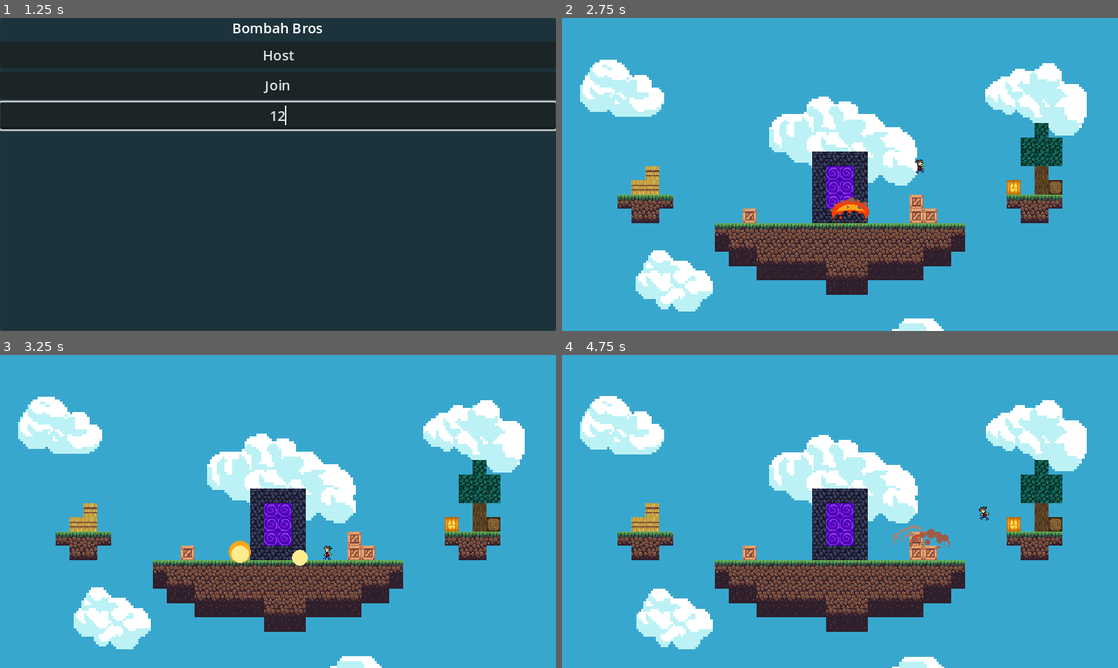
Above: before the commit, frames 1-4 (two rows, left to right).
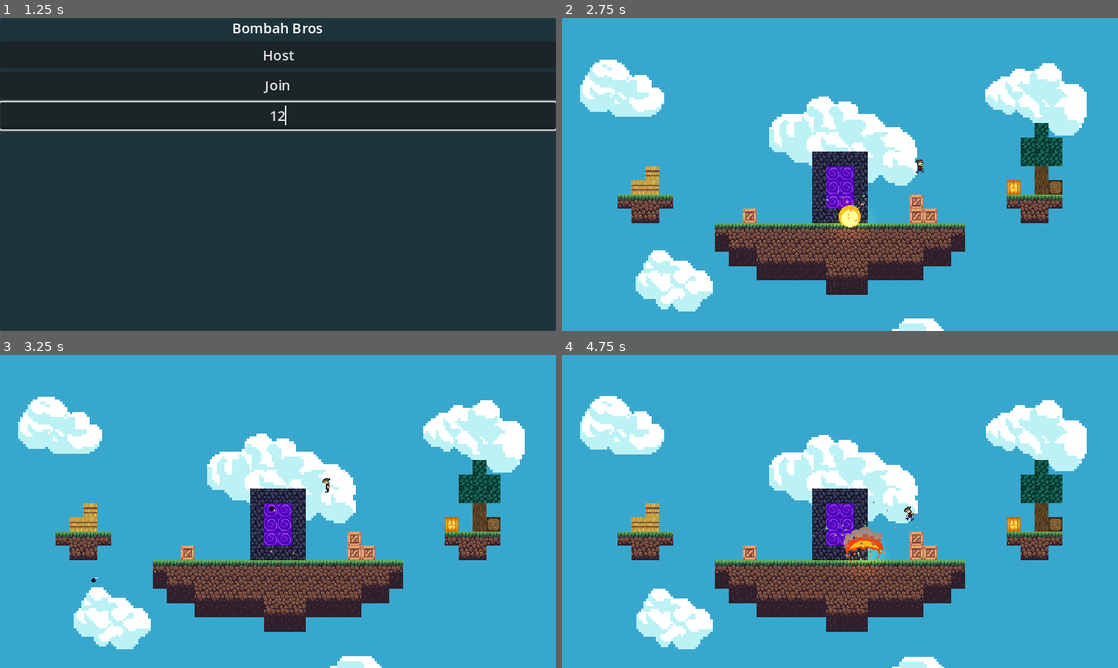
Above: after the commit, the same moments.

Repository: jaydensipe/Bombah-Bros
Game: Godot game, scene res://Global/Game.tscn
Two runs of this game, one before a commit and one after it. Both use one fixed random seed, a clock stepped at 60 frames per second and the inputs below.
Inputs (mouse positions are in pixels of both pictures, inside the frame that each line leads up to):
- Up to frame 1 (1.25 s): click (278, 115) at 0.52 s; type "12" at 0.6 s
- Up to frame 2 (2.75 s): click "Host" at 1.25 s; move the mouse to (962, 158) at 2.02 s; press the mouse at (962, 158) at 2.03 s; hold D (Right) from 2.03 s (still down); tap Space (Jump) at 2.27, 2.3, 2.57 s
- Up to frame 3 (3.25 s): move the mouse to (166, 527) at 2.77 s; release D (Right) at 2.78 s; release the mouse at (166, 527) at 2.78 s; hold A (Left) from 2.78 s (still down); tap Space (Jump) at 2.85, 3.02 s; click (166, 527) at 3.05 s
- Up to frame 4 (4.75 s): tap Space (Jump) at 3.32, 3.8, 4.52 s; move the mouse to (895, 442) at 3.52 s; release A (Left) at 3.53 s; press the mouse at (895, 442) at 3.53 s; hold D (Right) from 3.53 s (still down); move the mouse to (812, 574) at 4.27 s; release the mouse at (812, 574) at 4.28 s; click (812, 574) at 4.35 s

Frame 1 is identical in both runs. In frame 2, 0.5% of the frame differs, in the area x 47-56%, y 55-71%; in frame 3, 0.4%; in frame 4, 1.0%, in the area x 45-77%, y 46-71%.

Commit message:
Particles and aim work

Diff:
--- a/Entities/Bomb/Bomb.gd
+++ b/Entities/Bomb/Bomb.gd
@@ -1,7 +1,7 @@
 extends RigidBody2D
 class_name Bomb
 
-@export var starting_velocity: float = 20.0
+@export var spin_velocity: float = 20.0
 @export var toss_speed: float = 10.0
 @export var bomb_damage: float = 35.0
 @onready var bomb_sprite = $Sprite2D
@@ -9,16 +9,18 @@
 @onready var explosion_vfx = preload("res://Entities/VFX/Explosion/Explosion.tscn")
 
 @rpc("any_peer")
-func explode():
+func explode() -> void:
 	if (not is_multiplayer_authority()): return
 
 	var players_affected: Array = explosion_radius.get_overlapping_bodies()
+	var space_state: PhysicsDirectSpaceState2D = get_world_2d().direct_space_state
 	for player in players_affected:
-		player.set_deferred("lock_rotation", false)
-		player.take_damage.rpc_id(player.get_multiplayer_authority(), bomb_damage, \
-			player.global_transform.origin.direction_to(self.global_transform.origin).normalized())
+		var result = space_state.intersect_ray(PhysicsRayQueryParameters2D.create(self.global_position, player.global_position, self.collision_mask))
+		if (result && result.collider.is_in_group("Player")):
+			player.take_damage.rpc_id(player.get_multiplayer_authority(), bomb_damage, \
+				player.global_transform.origin.direction_to(self.global_transform.origin).normalized())
 
-func bomb_effects():
+func bomb_effects() -> void:
 	bomb_sprite.hide()
 	set_deferred("freeze", true)
 	set_deferred("rotation", 0)
@@ -26,6 +28,8 @@
 	var vfx: Node2D = explosion_vfx.instantiate()
 	add_child(vfx)
 
+	GlobalSignals.signal_instance_particles(self.global_position, "dirt")
+
 func _on_body_entered(body):
 	bomb_effects()
 	explode.rpc()
--- a/Entities/Bomb/Bomb.tscn
+++ b/Entities/Bomb/Bomb.tscn
@@ -4,7 +4,7 @@
 [ext_resource type="Texture2D" uid="uid://ds6n037nxh5nk" path="res://Assets/Items/Bomb/bomb.png" id="1_vae1h"]
 
 [sub_resource type="CircleShape2D" id="CircleShape2D_4s0ln"]
-radius = 4.5126
+radius = 4.5
 
 [sub_resource type="SceneReplicationConfig" id="SceneReplicationConfig_qhgom"]
 properties/0/path = NodePath(".:position")
@@ -12,12 +12,11 @@
 properties/0/sync = true
 
 [sub_resource type="CircleShape2D" id="CircleShape2D_t60d0"]
-radius = 21.587
+radius = 20.0
 
 [node name="Bomb" type="RigidBody2D"]
 collision_layer = 4
 collision_mask = 3
-mass = 0.01
 gravity_scale = 0.75
 max_contacts_reported = 50
 contact_monitor = true
--- a/Entities/OutOfBounds.tscn
+++ /dev/null
@@ -1,3 +0,0 @@
-[gd_scene format=3 uid="uid://dmr1do8o2ue1j"]
-
-[node name="OutOfBounds" type="Node2D"]
--- a/Entities/Player/Player.gd
+++ b/Entities/Player/Player.gd
@@ -3,12 +3,12 @@
 
 # Player configuration
 var health: float = 0.0
+var gravity: float = ProjectSettings.get_setting("physics/2d/default_gravity")
 @export var speed: int = 150
 @export var jump_height: int = -300
 @export_range(0.0, 1.0) var friction: float = 0.1
 @export_range(0.0 , 1.0) var acceleration: float = 0.25
-@export var player_state = PLAYER_STATES.IDLE
-var gravity: float = ProjectSettings.get_setting("physics/2d/default_gravity")
+@export var player_state: PLAYER_STATES = PLAYER_STATES.IDLE
 
 enum PLAYER_STATES {IDLE, IN_AIR, ON_GROUND, THROWING}
 
@@ -19,6 +19,7 @@
 @onready var head = $Body/Head
 @onready var floor_detector = $FloorDetector
 @onready var bomb_throw_location = $Body/BombSpawnPoint
+@onready var walk_particles = $WalkParticles
 
 # Signals
 signal taken_damage(damage_dealt)
@@ -61,13 +62,13 @@
 		apply_central_impulse(Vector2.UP * jump_height);
 
 @rpc("any_peer", "call_local")
-func take_damage(damage_dealt: float, damage_pos: Vector2):
+func take_damage(damage_dealt: float, damage_pos: Vector2) -> void:
 	health += damage_dealt
 	apply_central_impulse(damage_pos * (-1 * health))
 
 func hold_throw() -> void:
 	if (Input.is_action_just_released("Hold_Attack")):
-		GlobalSignals.signal_throw_bomb(bomb_throw_location.global_position, get_global_mouse_position())
+		GlobalSignals.signal_throw_bomb(bomb_throw_location.global_position, get_local_mouse_position())
 
 	if (Input.is_action_pressed("Hold_Attack")):
 		set_player_state.rpc(PLAYER_STATES.THROWING)
@@ -78,18 +79,24 @@
 	var direction = sign(get_global_mouse_position().x - global_position.x)
 	if direction < 0:
 		body.scale.x = body.scale.y * -1
+		walk_particles.process_material.direction = Vector3(20, -3, 0)
 	else:
 		body.scale.x = body.scale.y * 1
+		walk_particles.process_material.direction = Vector3(-20, -3, 0)
 
 @rpc("call_local")
 func set_player_state(new_state):
 	match new_state:
 		PLAYER_STATES.IDLE:
+			walk_particles.set_deferred("emitting", false)
+
 			anim_state_machine.travel("Idle")
 		PLAYER_STATES.IN_AIR:
+			walk_particles.set_deferred("emitting", false)
+
 			anim_tree.set("parameters/RunningAndSpinning/RunSpinBlend/blend_amount", 0.0)
 		PLAYER_STATES.ON_GROUND:
-			set_deferred("lock_rotation", true)
+			walk_particles.set_deferred("emitting", true)
 
 			anim_state_machine.travel("RunningAndSpinning")
 			anim_tree.set("parameters/RunningAndSpinning/RunTimeScale/scale", linear_velocity.x * 0.06)
--- a/Entities/Player/Player.tscn
+++ b/Entities/Player/Player.tscn
@@ -174,12 +174,30 @@
 properties/6/spawn = true
 properties/6/sync = true
 
-[node name="Player" type="RigidBody2D"]
+[sub_resource type="ParticleProcessMaterial" id="ParticleProcessMaterial_emkpi"]
+lifetime_randomness = 0.25
+particle_flag_disable_z = true
+direction = Vector3(-20, -3, 0)
+spread = 25.0
+gravity = Vector3(0, 98, 0)
+initial_velocity_min = 35.1
+initial_velocity_max = 147.77
+angular_velocity_min = -111.55
+angular_velocity_max = 324.51
+orbit_velocity_min = 0.0
+orbit_velocity_max = 0.0
+color = Color(0, 0.776471, 0.337255, 1)
+collision_mode = 1
+collision_friction = 0.0
+collision_bounce = 1.0
+
+[node name="Player" type="RigidBody2D" groups=["Player"]]
 z_index = 1
 collision_layer = 2
 physics_material_override = SubResource("PhysicsMaterial_1eufr")
 gravity_scale = 0.75
 continuous_cd = 2
+lock_rotation = true
 script = ExtResource("1_kruu1")
 jump_height = 300
 friction = 0.4
@@ -247,3 +265,10 @@
 
 [node name="MultiplayerSynchronizer" type="MultiplayerSynchronizer" parent="."]
 replication_config = SubResource("SceneReplicationConfig_ammij")
+
+[node name="WalkParticles" type="GPUParticles2D" parent="."]
+position = Vector2(0, 8)
+emitting = false
+amount = 10
+process_material = SubResource("ParticleProcessMaterial_emkpi")
+lifetime = 0.5
--- a/Entities/VFX/Explosion/Explosion.tscn
+++ b/Entities/VFX/Explosion/Explosion.tscn
@@ -1,7 +1,8 @@
-[gd_scene load_steps=5 format=3 uid="uid://dcrmm2ccgf0gt"]
+[gd_scene load_steps=6 format=3 uid="uid://dcrmm2ccgf0gt"]
 
 [ext_resource type="Texture2D" uid="uid://dooe0x3bhfxwu" path="res://Assets/VFX/explosion.png" id="1_556bm"]
 [ext_resource type="Script" path="res://Entities/VFX/Explosion/Explosion.gd" id="1_hcpyp"]
+[ext_resource type="Texture2D" uid="uid://dtqgludbpra62" path="res://Assets/Decoration/light.png" id="3_7scrc"]
 
 [sub_resource type="Animation" id="Animation_be3uo"]
 resource_name = "Explosion"
@@ -18,6 +19,18 @@
 "update": 1,
 "values": [0, 1, 2, 3, 4, 5, 6, 7]
 }
+tracks/1/type = "value"
+tracks/1/imported = false
+tracks/1/enabled = true
+tracks/1/path = NodePath("PointLight2D:scale")
+tracks/1/interp = 1
+tracks/1/loop_wrap = true
+tracks/1/keys = {
+"times": PackedFloat32Array(0, 0.1, 0.2, 0.3, 0.4),
+"transitions": PackedFloat32Array(1, 1, 1, 1, 1),
+"update": 1,
+"values": [Vector2(0.1, 0.1), Vector2(0.25, 0.25), Vector2(0.5, 0.5), Vector2(0.25, 0.25), Vector2(0, 0)]
+}
 
 [sub_resource type="AnimationLibrary" id="AnimationLibrary_b5pqv"]
 _data = {
@@ -32,6 +45,7 @@
 texture = ExtResource("1_556bm")
 offset = Vector2(0, -20)
 hframes = 8
+frame = 3
 
 [node name="AnimationPlayer" type="AnimationPlayer" parent="."]
 autoplay = "Explosion"
@@ -40,4 +54,9 @@
 "": SubResource("AnimationLibrary_b5pqv")
 }
 
+[node name="PointLight2D" type="PointLight2D" parent="."]
+scale = Vector2(0.25, 0.25)
+color = Color(0.498039, 0.286275, 0.0313726, 1)
+texture = ExtResource("3_7scrc")
+
 [connection signal="animation_finished" from="AnimationPlayer" to="." method="_on_animation_player_animation_finished"]
--- /dev/null
+++ b/Entities/VFX/Explosion/Particles/Dirt/Explosions_Dirt.tscn
@@ -0,0 +1,36 @@
+[gd_scene load_steps=2 format=3 uid="uid://85s2u8271ifm"]
+
+[sub_resource type="ParticleProcessMaterial" id="ParticleProcessMaterial_lje6e"]
+lifetime_randomness = 1.0
+particle_flag_disable_z = true
+direction = Vector3(0, -98, 0)
+gravity = Vector3(0, 98, 0)
+initial_velocity_min = 30.0
+initial_velocity_max = 150.0
+orbit_velocity_min = 0.0
+orbit_velocity_max = 0.0
+angle_min = -180.0
+angle_max = 180.0
+scale_max = 2.5
+color = Color(0.678431, 0.588235, 0.482353, 1)
+hue_variation_min = -0.11
+hue_variation_max = 0.13
+turbulence_enabled = true
+turbulence_influence_min = 0.04
+turbulence_influence_max = 0.04
+collision_mode = 1
+collision_friction = 0.25
+collision_bounce = 0.5
+collision_use_scale = true
+
+[node name="Explosions_Dirt" type="GPUParticles2D"]
+position = Vector2(0, 11)
+emitting = false
+amount = 32
+process_material = SubResource("ParticleProcessMaterial_lje6e")
+lifetime = 2.0
+one_shot = true
+speed_scale = 3.0
+explosiveness = 1.0
+randomness = 1.0
+fixed_fps = 60
--- a/Global/Game.gd
+++ b/Global/Game.gd
@@ -18,13 +18,13 @@
 func _ready():
 	load_main_menu()
 
-func load_main_menu():
+func load_main_menu() -> void:
 	main_menu.host_pressed.connect(_host_server)
 	main_menu.join_pressed.connect(_join_server)
 
 	load_ui_element(main_menu)
 
-func _host_server():
+func _host_server() -> void:
 	remove_ui_element(main_menu)
 
 	add_map()
@@ -35,7 +35,7 @@
 
 	add_player(multiplayer.get_unique_id())
 
-func _join_server():
+func _join_server() -> void:
 	remove_ui_element(main_menu)
 
 	add_map()
@@ -43,18 +43,18 @@
 	enet_peer.create_client("localhost", PORT)
 	multiplayer.multiplayer_peer = enet_peer
 
-func add_map():
+func add_map() -> void:
 	current_map.add_child(map.instantiate())
 
-func add_player(peer_id):
+func add_player(peer_id) -> void:
 	var ply = player.instantiate()
 	ply.name = str(peer_id)
 
 	players.add_child(ply)
 
-func load_ui_element(ui: CanvasLayer):
+func load_ui_element(ui: CanvasLayer) -> void:
 	gui.add_child(ui)
 
-func remove_ui_element(ui: CanvasLayer):
+func remove_ui_element(ui: CanvasLayer) -> void:
 	gui.remove_child(ui)
 	ui.queue_free()
--- a/Global/GlobalSignals.gd
+++ b/Global/GlobalSignals.gd
@@ -5,3 +5,9 @@
 const THROW_BOMB: String = "throw_bomb"
 func signal_throw_bomb(instance_pos: Vector2, throw_pos: Vector2) -> void:
 	emit_signal("throw_bomb", instance_pos, throw_pos)
+
+# VFX
+signal instance_particles
+const INSTANCE_PARTICLES: String = "instance_particles"
+func signal_instance_particles(instance_pos: Vector2, terrain_type: String) -> void:
+	emit_signal("instance_particles", instance_pos, terrain_type)
--- a/Global/Instancer.gd
+++ b/Global/Instancer.gd
@@ -3,18 +3,35 @@
 
 # Instances
 @onready var bomb = preload("res://Entities/Bomb/Bomb.tscn")
+@onready var explosion_dirt = load("res://Entities/VFX/Explosion/Particles/Dirt/Explosions_Dirt.tscn")
 
 func _ready():
 	GlobalSignals.connect(GlobalSignals.THROW_BOMB, _instance_bomb)
+	GlobalSignals.connect(GlobalSignals.INSTANCE_PARTICLES, _instance_particles)
 
-func _instance_bomb(instance_pos: Vector2, throw_pos: Vector2):
+func _instance_bomb(instance_pos: Vector2, throw_pos: Vector2) -> void:
 	bomb_throw_instance.rpc(instance_pos, throw_pos)
 
+func _instance_particles(instance_pos: Vector2, terrain_type: String) -> void:
+	var e_d: GPUParticles2D
+
+	match terrain_type:
+		"dirt": e_d = explosion_dirt.instantiate()
+		_: printerr("Error instancing explosion particles")
+
+	add_child(e_d, true)
+	e_d.position = instance_pos
+	e_d.set_deferred("emitting", true)
+
 @rpc("any_peer", "call_local")
-func bomb_throw_instance(instance_pos: Vector2, throw_pos: Vector2):
+func bomb_throw_instance(instance_pos: Vector2, throw_pos: Vector2) -> void:
 	var b: Bomb = bomb.instantiate()
 
 	add_child(b, true)
 	b.position = instance_pos
-	b.angular_velocity = b.starting_velocity
-	b.apply_impulse(throw_pos * b.toss_speed)
+
+	var arc_height = throw_pos.y - instance_pos.y - 512
+	arc_height = min(arc_height, -2)
+	b.linear_velocity = PhysicsUtil.calculate_arc_velocity(instance_pos, throw_pos, arc_height).limit_length(40.0)
+	b.angular_velocity = b.spin_velocity
+	b.apply_central_impulse(throw_pos * b.toss_speed)
--- a/Stages/MapGrass/MapGrass.tscn
+++ b/Stages/MapGrass/MapGrass.tscn
@@ -7,61 +7,84 @@
 [sub_resource type="TileMapPattern" id="TileMapPattern_5wmrr"]
 tile_data = PackedInt32Array(0, 131073, 0, 1, 131073, 0, 65537, 131073, 2, 2, 131073, 0, 65538, 131073, 2, 3, 131073, 0)
 
+[sub_resource type="OccluderPolygon2D" id="OccluderPolygon2D_xfp8o"]
+polygon = PackedVector2Array(-8, -8, 8, -8, 8, 8, -8, 8)
+
+[sub_resource type="OccluderPolygon2D" id="OccluderPolygon2D_ol5nk"]
+polygon = PackedVector2Array(-8, -8, 8, -8, 8, 8, -8, 8)
+
+[sub_resource type="OccluderPolygon2D" id="OccluderPolygon2D_fl87i"]
+polygon = PackedVector2Array(-8, -8, 8, -8, 8, 8, -8, 8)
+
 [sub_resource type="TileSetAtlasSource" id="TileSetAtlasSource_k3nof"]
 texture = ExtResource("1_7r0pq")
 0:0/0 = 0
+0:0/0/occlusion_layer_0/polygon = SubResource("OccluderPolygon2D_xfp8o")
 0:0/0/physics_layer_0/linear_velocity = Vector2(0, 0)
 0:0/0/physics_layer_0/angular_velocity = 0.0
 0:0/0/physics_layer_0/polygon_0/points = PackedVector2Array(-8, -8, 8, -8, 8, 8, -8, 8)
 1:0/0 = 0
+1:0/0/occlusion_layer_0/polygon = SubResource("OccluderPolygon2D_xfp8o")
 1:0/0/physics_layer_0/linear_velocity = Vector2(0, 0)
 1:0/0/physics_layer_0/angular_velocity = 0.0
 1:0/0/physics_layer_0/polygon_0/points = PackedVector2Array(-8, -8, 8, -8, 8, 8, -8, 8)
 2:0/0 = 0
+2:0/0/occlusion_layer_0/polygon = SubResource("OccluderPolygon2D_xfp8o")
 2:0/0/physics_layer_0/linear_velocity = Vector2(0, 0)
 2:0/0/physics_layer_0/angular_velocity = 0.0
 2:0/0/physics_layer_0/polygon_0/points = PackedVector2Array(-8, -8, 8, -8, 8, 8, -8, 8)
 3:0/0 = 0
+3:0/0/occlusion_layer_0/polygon = SubResource("OccluderPolygon2D_xfp8o")
 3:0/0/physics_layer_0/linear_velocity = Vector2(0, 0)
 3:0/0/physics_layer_0/angular_velocity = 0.0
 3:0/0/physics_layer_0/polygon_0/points = PackedVector2Array(-8, -8, 8, -8, 8, 8, -8, 8)
 4:0/0 = 0
+4:0/0/occlusion_layer_0/polygon = SubResource("OccluderPolygon2D_xfp8o")
 4:0/0/physics_layer_0/linear_velocity = Vector2(0, 0)
 4:0/0/physics_layer_0/angular_velocity = 0.0
 4:0/0/physics_layer_0/polygon_0/points = PackedVector2Array(-8, -8, 8, -8, 8, 8, -8, 8)
 5:0/0 = 0
+5:0/0/occlusion_layer_0/polygon = SubResource("OccluderPolygon2D_xfp8o")
 5:0/0/physics_layer_0/linear_velocity = Vector2(0, 0)
 5:0/0/physics_layer_0/angular_velocity = 0.0
 5:0/0/physics_layer_0/polygon_0/points = PackedVector2Array(-8, -8, 8, -8, 8, 8, -8, 8)
 6:0/0 = 0
+6:0/0/occlusion_layer_0/polygon = SubResource("OccluderPolygon2D_xfp8o")
 6:0/0/physics_layer_0/linear_velocity = Vector2(0, 0)
 6:0/0/physics_layer_0/angular_velocity = 0.0
 6:0/0/physics_layer_0/polygon_0/points = PackedVector2Array(-8, -8, 8, -8, 8, 8, -8, 8)
 7:0/0 = 0
+7:0/0/occlusion_layer_0/polygon = SubResource("OccluderPolygon2D_xfp8o")
 7:0/0/physics_layer_0/linear_velocity = Vector2(0, 0)
 7:0/0/physics_layer_0/angular_velocity = 0.0
 7:0/0/physics_layer_0/polygon_0/points = PackedVector2Array(-8, -8, 8, -8, 8, 8, -8, 8)
 8:0/0 = 0
+8:0/0/occlusion_layer_0/polygon = SubResource("OccluderPolygon2D_xfp8o")
 8:0/0/physics_layer_0/linear_velocity = Vector2(0, 0)
 8:0/0/physics_layer_0/angular_velocity = 0.0
 8:0/0/physics_layer_0/polygon_0/points = PackedVector2Array(-8, -8, 8, -8, 8, 8, -8, 8)
 9:0/0 = 0
+9:0/0/occlusion_layer_0/polygon = SubResource("OccluderPolygon2D_xfp8o")
 9:0/0/physics_layer_0/linear_velocity = Vector2(0, 0)
 9:0/0/physics_layer_0/angular_velocity = 0.0
 9:0/0/physics_layer_0/polygon_0/points = PackedVector2Array(-8, -8, 8, -8, 8, 8, -8, 8)
 10:0/0 = 0
+10:0/0/occlusion_layer_0/polygon = SubResource("OccluderPolygon2D_xfp8o")
 10:0/0/physics_layer_0/linear_velocity = Vector2(0, 0)
 10:0/0/physics_layer_0/angular_velocity = 0.0
 10:0/0/physics_layer_0/polygon_0/points = PackedVector2Array(-8, -8, 8, -8, 8, 8, -8, 8)
 11:0/0 = 0
+11:0/0/occlusion_layer_0/polygon = SubResource("OccluderPolygon2D_xfp8o")
 11:0/0/physics_layer_0/linear_velocity = Vector2(0, 0)
 11:0/0/physics_layer_0/angular_velocity = 0.0
 11:0/0/physics_layer_0/polygon_0/points = PackedVector2Array(-8, -8, 8, -8, 8, 8, -8, 8)
 12:0/0 = 0
+12:0/0/occlusion_layer_0/polygon = SubResource("OccluderPolygon2D_xfp8o")
 12:0/0/physics_layer_0/linear_velocity = Vector2(0, 0)
 12:0/0/physics_layer_0/angular_velocity = 0.0
 12:0/0/physics_layer_0/polygon_0/points = PackedVector2Array(-8, -8, 8, -8, 8, 8, -8, 8)
 13:0/0 = 0
+13:0/0/occlusion_layer_0/polygon = SubResource("OccluderPolygon2D_xfp8o")
 13:0/0/physics_layer_0/linear_velocity = Vector2(0, 0)
 13:0/0/physics_layer_0/angular_velocity = 0.0
 13:0/0/physics_layer_0/polygon_0/points = PackedVector2Array(-8, -8, 8, -8, 8, 8, -8, 8)
@@ -120,54 +143,67 @@
 31:0/0/physics_layer_0/linear_velocity = Vector2(0, 0)
 31:0/0/physics_layer_0/angular_velocity = 0.0
 0:1/0 = 0
+0:1/0/occlusion_layer_0/polygon = SubResource("OccluderPolygon2D_ol5nk")
 0:1/0/physics_layer_0/linear_velocity = Vector2(0, 0)
 0:1/0/physics_layer_0/angular_velocity = 0.0
 0:1/0/physics_layer_0/polygon_0/points = PackedVector2Array(-8, -8, 8, -8, 8, 8, -8, 8)
 1:1/0 = 0
+1:1/0/occlusion_layer_0/polygon = SubResource("OccluderPolygon2D_ol5nk")
 1:1/0/physics_layer_0/linear_velocity = Vector2(0, 0)
 1:1/0/physics_layer_0/angular_velocity = 0.0
 1:1/0/physics_layer_0/polygon_0/points = PackedVector2Array(-8, -8, 8, -8, 8, 8, -8, 8)
 2:1/0 = 0
+2:1/0/occlusion_layer_0/polygon = SubResource("OccluderPolygon2D_ol5nk")
 2:1/0/physics_layer_0/linear_velocity = Vector2(0, 0)
 2:1/0/physics_layer_0/angular_velocity = 0.0
 2:1/0/physics_layer_0/polygon_0/points = PackedVector2Array(-8, -8, 8, -8, 8, 8, -8, 8)
 3:1/0 = 0
+3:1/0/occlusion_layer_0/polygon = SubResource("OccluderPolygon2D_ol5nk")
 3:1/0/physics_layer_0/linear_velocity = Vector2(0, 0)
 3:1/0/physics_layer_0/angular_velocity = 0.0
 3:1/0/physics_layer_0/polygon_0/points = PackedVector2Array(-8, -8, 8, -8, 8, 8, -8, 8)
 4:1/0 = 0
+4:1/0/occlusion_layer_0/polygon = SubResource("OccluderPolygon2D_ol5nk")
 4:1/0/physics_layer_0/linear_velocity = Vector2(0, 0)
 4:1/0/physics_layer_0/angular_velocity = 0.0
 4:1/0/physics_layer_0/polygon_0/points = PackedVector2Array(-8, -8, 8, -8, 8, 8, -8, 8)
 5:1/0 = 0
+5:1/0/occlusion_layer_0/polygon = SubResource("OccluderPolygon2D_ol5nk")
 5:1/0/physics_layer_0/linear_velocity = Vector2(0, 0)
 5:1/0/physics_layer_0/angular_velocity = 0.0
 5:1/0/physics_layer_0/polygon_0/points = PackedVector2Array(-8, -8, 8, -8, 8, 8, -8, 8)
 6:1/0 = 0
+6:1/0/occlusion_layer_0/polygon = SubResource("OccluderPolygon2D_ol5nk")
 6:1/0/physics_layer_0/linear_velocity = Vector2(0, 0)
 6:1/0/physics_layer_0/angular_velocity = 0.0
 6:1/0/physics_layer_0/polygon_0/points = PackedVector2Array(-8, -8, 8, -8, 8, 8, -8, 8)
 7:1/0 = 0
+7:1/0/occlusion_layer_0/polygon = SubResource("OccluderPolygon2D_ol5nk")
 7:1/0/physics_layer_0/linear_velocity = Vector2(0, 0)
 7:1/0/physics_layer_0/angular_velocity = 0.0
 7:1/0/physics_layer_0/polygon_0/points = PackedVector2Array(-8, -8, 8, -8, 8, 8, -8, 8)
 8:1/0 = 0
+8:1/0/occlusion_layer_0/polygon = SubResource("OccluderPolygon2D_ol5nk")
 8:1/0/physics_layer_0/linear_velocity = Vector2(0, 0)
 8:1/0/physics_layer_0/angular_velocity = 0.0
 8:1/0/physics_layer_0/polygon_0/points = PackedVector2Array(-8, -8, 8, -8, 8, 8, -8, 8)
 9:1/0 = 0
+9:1/0/occlusion_layer_0/polygon = SubResource("OccluderPolygon2D_ol5nk")
 9:1/0/physics_layer_0/linear_velocity = Vector2(0, 0)
 9:1/0/physics_layer_0/angular_velocity = 0.0
 9:1/0/physics_layer_0/polygon_0/points = PackedVector2Array(-8, -8, 8, -8, 8, 8, -8, 8)
 10:1/0 = 0
+10:1/0/occlusion_layer_0/polygon = SubResource("OccluderPolygon2D_ol5nk")
 10:1/0/physics_layer_0/linear_velocity = Vector2(0, 0)
 10:1/0/physics_layer_0/angular_velocity = 0.0
 10:1/0/physics_layer_0/polygon_0/points = PackedVector2Array(-8, -8, 8, -8, 8, 8, -8, 8)
 11:1/0 = 0
+11:1/0/occlusion_layer_0/polygon = SubResource("OccluderPolygon2D_ol5nk")
 11:1/0/physics_layer_0/linear_velocity = Vector2(0, 0)
 11:1/0/physics_layer_0/angular_velocity = 0.0
 11:1/0/physics_layer_0/polygon_0/points = PackedVector2Array(-8, -8, 8, -8, 8, 8, -8, 8)
 12:1/0 = 0
+12:1/0/occlusion_layer_0/polygon = SubResource("OccluderPolygon2D_fl87i")
 12:1/0/physics_layer_0/linear_velocity = Vector2(0, 0)
 12:1/0/physics_layer_0/angular_velocity = 0.0
 13:1/0 = 0
@@ -228,54 +264,67 @@
 31:1/0/physics_layer_0/linear_velocity = Vector2(0, 0)
 31:1/0/physics_layer_0/angular_velocity = 0.0
 0:2/0 = 0
+0:2/0/occlusion_layer_0/polygon = SubResource("OccluderPolygon2D_fl87i")
 0:2/0/physics_layer_0/linear_velocity = Vector2(0, 0)
 0:2/0/physics_layer_0/angular_velocity = 0.0
 0:2/0/physics_layer_0/polygon_0/points = PackedVector2Array(-8, -8, 8, -8, 8, 8, -8, 8)
 1:2/0 = 0
+1:2/0/occlusion_layer_0/polygon = SubResource("OccluderPolygon2D_fl87i")
 1:2/0/physics_layer_0/linear_velocity = Vector2(0, 0)
 1:2/0/physics_layer_0/angular_velocity = 0.0
 1:2/0/physics_layer_0/polygon_0/points = PackedVector2Array(-8, -8, 8, -8, 8, 8, -8, 8)
 2:2/0 = 0
+2:2/0/occlusion_layer_0/polygon = SubResource("OccluderPolygon2D_fl87i")
 2:2/0/physics_layer_0/linear_velocity = Vector2(0, 0)
 2:2/0/physics_layer_0/angular_velocity = 0.0
 2:2/0/physics_layer_0/polygon_0/points = PackedVector2Array(-8, -8, 8, -8, 8, 8, -8, 8)
 3:2/0 = 0
+3:2/0/occlusion_layer_0/polygon = SubResource("OccluderPolygon2D_fl87i")
 3:2/0/physics_layer_0/linear_velocity = Vector2(0, 0)
 3:2/0/physics_layer_0/angular_velocity = 0.0
 3:2/0/physics_layer_0/polygon_0/points = PackedVector2Array(-8, -8, 8, -8, 8, 8, -8, 8)
 4:2/0 = 0
+4:2/0/occlusion_layer_0/polygon = SubResource("OccluderPolygon2D_fl87i")
 4:2/0/physics_layer_0/linear_velocity = Vector2(0, 0)
 4:2/0/physics_layer_0/angular_velocity = 0.0
 4:2/0/physics_layer_0/polygon_0/points = PackedVector2Array(-8, -8, 8, -8, 8, 8, -8, 8)
 5:2/0 = 0
+5:2/0/occlusion_layer_0/polygon = SubResource("OccluderPolygon2D_fl87i")
 5:2/0/physics_layer_0/linear_velocity = Vector2(0, 0)
 5:2/0/physics_layer_0/angular_velocity = 0.0
 5:2/0/physics_layer_0/polygon_0/points = PackedVector2Array(-8, -8, 8, -8, 8, 8, -8, 8)
 6:2/0 = 0
+6:2/0/occlusion_layer_0/polygon = SubResource("OccluderPolygon2D_fl87i")
 6:2/0/physics_layer_0/linear_velocity = Vector2(0, 0)
 6:2/0/physics_layer_0/angular_velocity = 0.0
 6:2/0/physics_layer_0/polygon_0/points = PackedVector2Array(-8, -8, 8, -8, 8, 8, -8, 8)
 7:2/0 = 0
+7:2/0/occlusion_layer_0/polygon = SubResource("OccluderPolygon2D_fl87i")
 7:2/0/physics_layer_0/linear_velocity = Vector2(0, 0)
 7:2/0/physics_layer_0/angular_velocity = 0.0
 7:2/0/physics_layer_0/polygon_0/points = PackedVector2Array(-8, -8, 8, -8, 8, 8, -8, 8)
 8:2/0 = 0
+8:2/0/occlusion_layer_0/polygon = SubResource("OccluderPolygon2D_fl87i")
 8:2/0/physics_layer_0/linear_velocity = Vector2(0, 0)
 8:2/0/physics_layer_0/angular_velocity = 0.0
 8:2/0/physics_layer_0/polygon_0/points = PackedVector2Array(-8, -8, 8, -8, 8, 8, -8, 8)
 9:2/0 = 0
+9:2/0/occlusion_layer_0/polygon = SubResource("OccluderPolygon2D_fl87i")
 9:2/0/physics_layer_0/linear_velocity = Vector2(0, 0)
 9:2/0/physics_layer_0/angular_velocity = 0.0
 9:2/0/physics_layer_0/polygon_0/points = PackedVector2Array(-8, -8, 8, -8, 8, 8, -8, 8)
 10:2/0 = 0
+10:2/0/occlusion_layer_0/polygon = SubResource("OccluderPolygon2D_fl87i")
 10:2/0/physics_layer_0/linear_velocity = Vector2(0, 0)
 10:2/0/physics_layer_0/angular_velocity = 0.0
 10:2/0/physics_layer_0/polygon_0/points = PackedVector2Array(-8, -8, 8, -8, 8, 8, -8, 8)
 11:2/0 = 0
+11:2/0/occlusion_layer_0/polygon = SubResource("OccluderPolygon2D_fl87i")
 11:2/0/physics_layer_0/linear_velocity = Vector2(0, 0)
 11:2/0/physics_layer_0/angular_velocity = 0.0
 11:2/0/physics_layer_0/polygon_0/points = PackedVector2Array(-8, -8, 8, -8, 8, 8, -8, 8)
 12:2/0 = 0
+12:2/0/occlusion_layer_0/polygon = SubResource("OccluderPolygon2D_fl87i")
 12:2/0/physics_layer_0/linear_velocity = Vector2(0, 0)
 12:2/0/physics_layer_0/angular_velocity = 0.0
 13:2/0 = 0
@@ -1771,6 +1820,7 @@
 9:17/0 = 0
 9:17/0/physics_layer_0/linear_velocity = Vector2(0, 0)
 9:17/0/physics_layer_0/angular_velocity = 0.0
+9:17/0/physics_layer_0/polygon_0/points = PackedVector2Array(-8, -8, 8, -8, 8, 8, -8, 8)
 10:17/0 = 0
 10:17/0/physics_layer_0/linear_velocity = Vector2(0, 0)
 10:17/0/physics_layer_0/angular_velocity = 0.0
@@ -3185,6 +3235,8 @@
 31:31/0/physics_layer_0/angular_velocity = 0.0
 
 [sub_resource type="TileSet" id="TileSet_1o6wj"]
+occlusion_layer_0/light_mask = 1
+occlusion_layer_0/sdf_collision = true
 physics_layer_0/collision_layer = 1
 sources/1 = SubResource("TileSetAtlasSource_k3nof")
 pattern_0 = SubResource("TileMapPattern_5wmrr")
--- /dev/null
+++ b/Utils/PhysicsUtil.gd
@@ -0,0 +1,14 @@
+extends Node
+class_name PhysicsUtil
+
+static func calculate_arc_velocity(from, to, arc_height, gravity = ProjectSettings.get_setting("physics/2d/default_gravity")) -> Vector2:
+	var linear_velocity = Vector2()
+
+	var displacement = to - from
+	var time_up = sqrt(-2 * arc_height / float(gravity))
+	var time_down = sqrt(2 * (displacement.y - arc_height) / float(gravity))
+
+	linear_velocity.y = -sqrt(-2 * gravity * arc_height)
+	linear_velocity.x = displacement.x / float(time_up + time_down)
+
+	return linear_velocity
Not shown: 1 places in Entities/Player/Player.tscn that only renumber resources
Not shown: 1 places in Stages/MapGrass/MapGrass.tscn that only renumber resources
